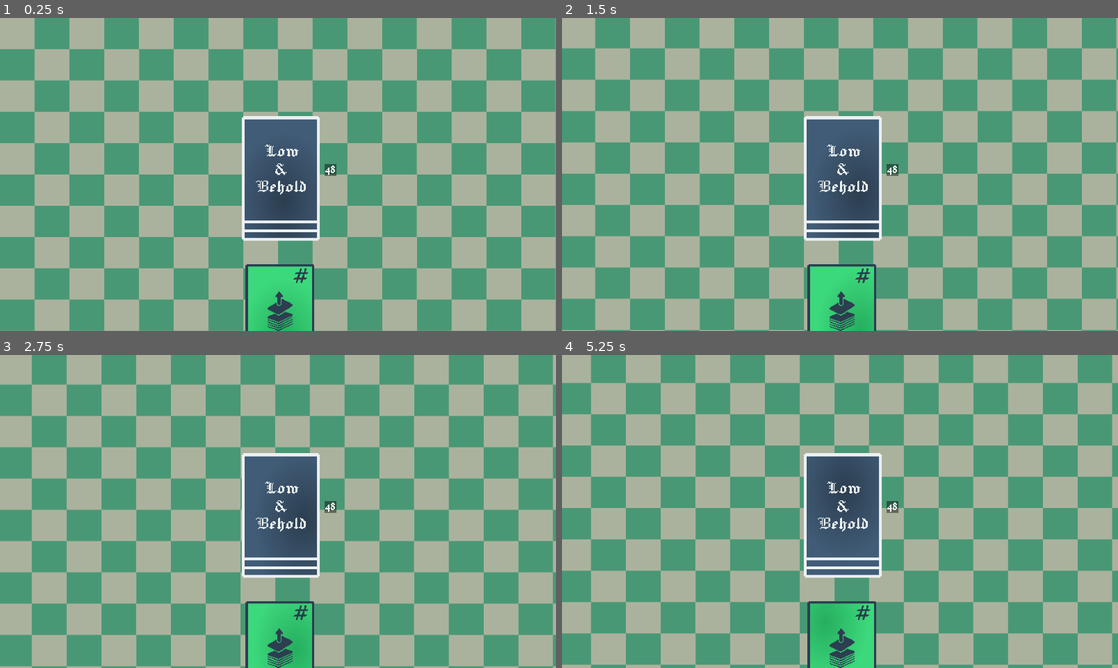
Above: before the commit, frames 1-4 (two rows, left to right).
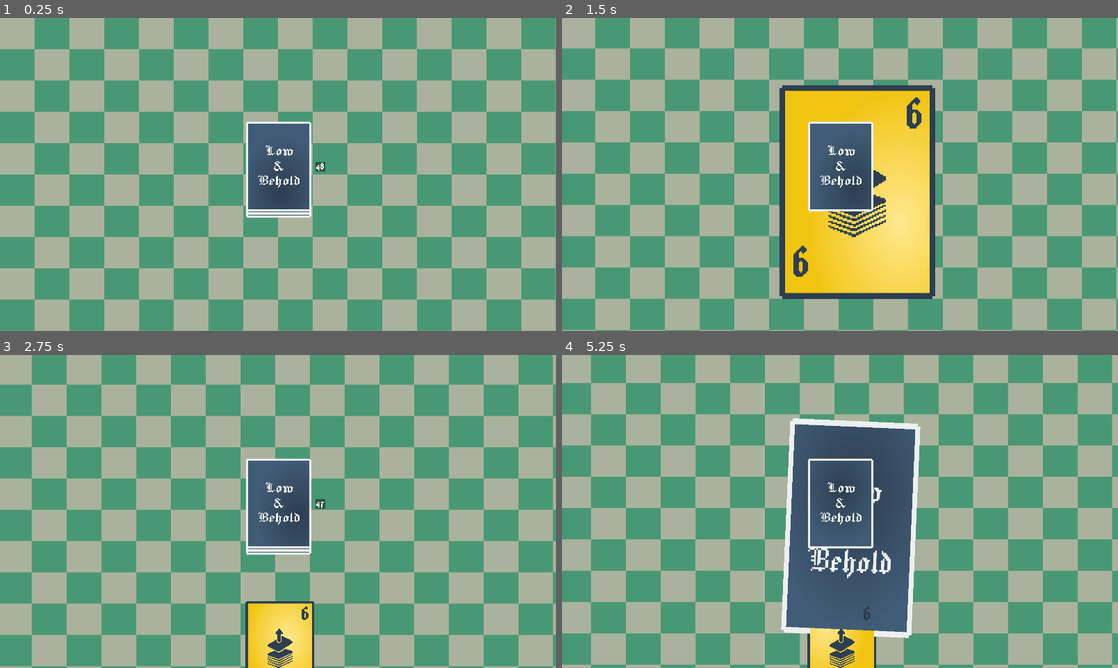
Above: after the commit, the same moments.

Repository: thomisfrank/low_and_behold
Game: Godot game, scene res://scenes/main.tscn
Two runs of this game, one before a commit and one after it. Both use one fixed random seed, a clock stepped at 60 frames per second and the inputs below.
Inputs (mouse positions are in pixels of both pictures, inside the frame that each line leads up to):
- Up to frame 1 (0.25 s): no input
- Up to frame 2 (1.5 s): move the mouse to (828, 149) at 0.52 s; click (828, 149) at 0.67 s; move the mouse to (728, 190) at 1.27 s; click (728, 190) at 1.42 s
- Up to frame 3 (2.75 s): move the mouse to (333, 442) at 2.02 s; click (333, 442) at 2.17 s
- Up to frame 4 (5.25 s): move the mouse to (812, 574) at 2.77 s; click (812, 574) at 2.92 s; tap Enter at 3.5 s; move the mouse to (1006, 558) at 3.52 s; click (1006, 558) at 3.67 s; move the mouse to (673, 464) at 4.27 s; click (673, 464) at 4.42 s; move the mouse to (867, 511) at 5.02 s; click (867, 511) at 5.17 s

The runs differ from the first frame. In frame 1, 5.6% of the frame differs, in the area x 43-61%, y 31-100%; in frame 2, 17%, in the area x 39-68%, y 21-100%; in frame 3, 5.1%; in frame 4, 13%.

Commit message:
Add exportable animation and hand slot customization
- Add export parameters to CardDrawAnimation for scale, rotation, and timing
- Create PlayerHand script with exportable slot positions and rotations
- Add animation parameter exports to GameManager
- Enable full customization of card draw animations and hand layout
- Fix variable shadowing issues in CardDrawAnimation

Diff:
--- a/scenes/main.tscn
+++ b/scenes/main.tscn
@@ -27,8 +27,8 @@
 offset_bottom = 454.0
 grow_horizontal = 1
 grow_vertical = 1
-scale = Vector2(0.5, 0.5)
-stack_offset = 60
+scale = Vector2(0.42000002, 0.42000002)
+stack_offset = 25
 
 [node name="PlayerHand" parent="." instance=ExtResource("4_tbgi4")]
 anchors_preset = 7
--- a/scenes/player_hand.tscn
+++ b/scenes/player_hand.tscn
@@ -1,6 +1,7 @@
-[gd_scene load_steps=2 format=3 uid="uid://lb3wfdukkw5e"]
+[gd_scene load_steps=3 format=3 uid="uid://lb3wfdukkw5e"]
 
 [ext_resource type="PackedScene" uid="uid://denrvbd0f4xji" path="res://scenes/cards.tscn" id="1_4moqc"]
+[ext_resource type="Script" path="res://scripts/PlayerHand.gd" id="2_hand_script"]
 
 [node name="PlayerHand" type="Control"]
 layout_mode = 3
@@ -9,6 +10,7 @@
 anchor_bottom = 1.0
 grow_horizontal = 2
 grow_vertical = 2
+script = ExtResource("2_hand_script")
 
 [node name="HandSlot1" parent="." instance=ExtResource("1_4moqc")]
 layout_mode = 1
--- a/scripts/CardDrawAnimation.gd
+++ b/scripts/CardDrawAnimation.gd
@@ -13,7 +13,9 @@
 @export var flip_duration: float = 0.8
 @export var move_duration: float = 1.2
 @export var total_frames: int = 8
-@export var rotation_angle: float = 15.0  # Degrees to rotate during animation
+@export var rotation_angle: float = 15.0  # Degrees to rotate during flip
+@export var final_scale: Vector2 = Vector2(0.8, 0.8)  # Scale when animation completes
+@export var max_rotation_during_move: float = 10.0  # Max rotation during move to hand
 
 # Card states
 var animating_card: Control
@@ -32,7 +34,7 @@
 	pass  # No setup needed
 
 # Start the card draw animation
-func animate_card_draw(card_data: CustomCardData, from_pos: Vector2, to_pos: Vector2, final_rotation: float = 0.0, final_scale: Vector2 = Vector2.ONE):
+func animate_card_draw(card_data: CustomCardData, from_pos: Vector2, to_pos: Vector2, final_rotation: float = 0.0, end_scale: Vector2 = Vector2.ONE):
 	if is_animating:
 		print("[CardDrawAnimation] Already animating, ignoring request")
 		return
@@ -41,7 +43,7 @@
 	start_position = from_pos
 	target_position = to_pos
 	target_rotation = final_rotation
-	target_scale = final_scale
+	target_scale = end_scale  # Use the parameter instead of default
 
 	# Create the card instance
 	animating_card = CardScene.instantiate()
@@ -139,8 +141,8 @@
 		move_tween.kill()
 
 # Utility function to create a card draw animation from deck to hand slot
-static func create_draw_animation(parent: Node, deck_pos: Vector2, hand_pos: Vector2, card_data: CustomCardData, final_rotation: float = 0.0, final_scale: Vector2 = Vector2.ONE) -> CardDrawAnimation:
+static func create_draw_animation(parent: Node, deck_pos: Vector2, hand_pos: Vector2, card_data: CustomCardData, final_rotation: float = 0.0, end_scale: Vector2 = Vector2.ONE) -> CardDrawAnimation:
 	var animator = CardDrawAnimation.new()
 	parent.add_child(animator)
-	animator.animate_card_draw(card_data, deck_pos, hand_pos, final_rotation, final_scale)
+	animator.animate_card_draw(card_data, deck_pos, hand_pos, final_rotation, end_scale)
 	return animator
--- a/scripts/Deck.gd
+++ b/scripts/Deck.gd
@@ -15,6 +15,11 @@
 var _count: int = 0
 
 func _ready():
+	print("[Deck] _ready() called")
+
+	# Enable mouse input for this Control node
+	mouse_filter = Control.MOUSE_FILTER_STOP
+
 	# Set initial count and update display
 	_count = initial_count
 	_update_count_label()
@@ -22,6 +27,7 @@
 	# Clean up any existing stack layers from the scene
 	if stack_layers:
 		stack_layers.z_index = -50  # Ensure stack is behind everything
+		stack_layers.mouse_filter = Control.MOUSE_FILTER_IGNORE  # Don't block mouse input
 		for child in stack_layers.get_children():
 			if child:
 				child.queue_free()
@@ -36,6 +42,9 @@
 		card.position = Vector2(0, i * stack_offset)  # Each card offset below previous
 		# Set z-index so bottom cards render behind top cards
 		card.z_index = -(i + 1) * 10  # Bottom card has lowest z-index
+		# Ensure stack cards don't block mouse input
+		if card is Control:
+			(card as Control).mouse_filter = Control.MOUSE_FILTER_IGNORE
 		stack_layers.add_child(card)
 		card.call_deferred("display", card_back_data)
 
@@ -45,6 +54,9 @@
 	var top = CardScene.instantiate()
 	top.name = "TopCard"
 	top.z_index = 10  # Highest z-index to appear above stack
+	# Allow clicks to pass through to the deck
+	if top is Control:
+		(top as Control).mouse_filter = Control.MOUSE_FILTER_IGNORE
 	add_child(top)
 	top.position = Vector2.ZERO  # Centered
 
@@ -53,16 +65,31 @@
 	top.call_deferred("display", top_card_data)
 	top_card = top
 
+	print("[Deck] Setup complete, top_card_key=", top_card_key)
+
+	# Connect mouse signals for debugging
+	if not is_connected("mouse_entered", Callable(self, "_on_mouse_entered")):
+		connect("mouse_entered", Callable(self, "_on_mouse_entered"))
+	if not is_connected("mouse_exited", Callable(self, "_on_mouse_exited")):
+		connect("mouse_exited", Callable(self, "_on_mouse_exited"))
+
 signal request_draw
 
-# Handle clicking on the top card
+# Handle clicking on the deck to draw cards
 func _gui_input(event: InputEvent) -> void:
-	if event is InputEventMouseButton and event.pressed and event.button_index == MOUSE_BUTTON_LEFT:
-		if top_card and top_card is Control:
-			var rect = (top_card as Control).get_global_rect()
-			if rect.has_point(get_global_mouse_position()):
-				print("[Deck] TopCard clicked, emitting request_draw")
-				emit_signal("request_draw")
+	print("[Deck] _gui_input called with event: ", event)
+	if event is InputEventMouseButton:
+		print("[Deck] Mouse button event - button:", event.button_index, " pressed:", event.pressed)
+		if event.pressed and event.button_index == MOUSE_BUTTON_LEFT:
+			print("[Deck] Left click detected, emitting request_draw")
+			emit_signal("request_draw")
+
+# Add mouse enter/exit for debugging
+func _on_mouse_entered():
+	print("[Deck] Mouse entered deck area")
+
+func _on_mouse_exited():
+	print("[Deck] Mouse exited deck area")
 
 # Update the count label with current count
 func _update_count_label():
--- a/scripts/GameManager.gd
+++ b/scripts/GameManager.gd
@@ -12,6 +12,13 @@
 @export var CardScale: Vector2 = Vector2.ONE
 @export var debug_logging: bool = true
 
+# Animation settings
+@export_group("Card Animation")
+@export var card_draw_flip_duration: float = 0.8
+@export var card_draw_move_duration: float = 1.2
+@export var card_draw_rotation: float = 15.0
+@export var card_final_scale: Vector2 = Vector2(0.8, 0.8)
+
 var _hand_index: int = 0
 
 
@@ -25,16 +32,23 @@
 	if not deck_node:
 		deck_node = get_tree().get_root().find_node("Deck", true, false)
 	if deck_node and deck_node.has_signal("request_draw"):
-		deck_node.connect("request_draw", Callable(self, "_on_deck_request_draw"))
+		if not deck_node.is_connected("request_draw", Callable(self, "_on_deck_request_draw")):
+			deck_node.connect("request_draw", Callable(self, "_on_deck_request_draw"))
+			if debug_logging:
+				print("[GM] Connected to Deck.request_draw at: ", deck_node.get_path())
+		else:
+			if debug_logging:
+				print("[GM] Already connected to Deck.request_draw")
+	else:
 		if debug_logging:
-			print("[GM] Connected to Deck.request_draw")
+			print("[GM] WARNING: Deck node not found or signal missing!")
 
 	# Hide any PlayerHand placeholders so no cards are visible until drawn
 	var ph = get_node_or_null("PlayerHand")
 	if not ph:
 		ph = get_tree().get_root().find_node("PlayerHand", true, false)
 	if ph:
-		for slot_name in ["cards", "cards2", "cards3", "cards4"]:
+		for slot_name in ["HandSlot1", "HandSlot2", "HandSlot3", "HandSlot4"]:
 			if ph.has_node(slot_name):
 				var slot = ph.get_node(slot_name)
 				if slot and slot is Node:
@@ -74,6 +88,7 @@
 		print("[GM] display() deferred with data: ", data)
 
 func _on_deck_request_draw() -> void:
+	print("[GM] _on_deck_request_draw() called!")
 	# When the deck requests a draw, choose a random front-facing card and animate it to PlayerHand
 	var candidates := [
 		"res://scripts/resources/TwoDraw.tres",
@@ -114,7 +129,7 @@
 	var deck_pos = deck_node.global_position
 
 	# Find target slot and position
-	var placeholders := ["cards", "cards2", "cards3", "cards4"]
+	var placeholders := ["HandSlot1", "HandSlot2", "HandSlot3", "HandSlot4"]
 	var target_position: Vector2
 	var target_slot: Node = null
 
@@ -135,11 +150,17 @@
 	var animator = CardDrawAnimation.new()
 	add_child(animator)
 
+	# Set animation parameters from exports
+	animator.flip_duration = card_draw_flip_duration
+	animator.move_duration = card_draw_move_duration
+	animator.rotation_angle = card_draw_rotation
+	animator.final_scale = card_final_scale
+
 	# Connect to animation finished signal
 	animator.connect("animation_finished", Callable(self, "_on_card_animation_finished").bind(chosen, target_slot))
 
 	# Start the animation from deck to hand slot
-	animator.animate_card_draw(chosen, deck_pos, target_position, 0.0, Vector2(0.8, 0.8))
+	animator.animate_card_draw(chosen, deck_pos, target_position, 0.0, card_final_scale)
 
 	if debug_logging:
 		print("[GM] Started animated card draw: ", chosen_path, " from ", deck_pos, " to ", target_position)
--- /dev/null
+++ b/scripts/PlayerHand.gd
@@ -0,0 +1,97 @@
+extends Control
+class_name PlayerHand
+
+# Exportable hand slot positions and settings
+@export_group("Hand Layout")
+@export var slot_positions: Array[Vector2] = [
+	Vector2(162, 844),   # HandSlot1 position
+	Vector2(412, 835),   # HandSlot2 position
+	Vector2(630, 835),   # HandSlot3 position
+	Vector2(866, 835)    # HandSlot4 position
+]
+@export var slot_rotations: Array[float] = [0.0, 0.0, 0.0, 0.0]  # Rotation for each slot
+@export var slot_scales: Array[Vector2] = [
+	Vector2.ONE, Vector2.ONE, Vector2.ONE, Vector2.ONE
+]
+
+@export_group("Hand Behavior")
+@export var max_cards: int = 4
+@export var auto_arrange: bool = true  # Automatically arrange cards when added
+
+# Hand slot nodes
+var hand_slots: Array[Node] = []
+
+func _ready():
+	# Find all hand slot nodes
+	hand_slots = [
+		get_node_or_null("HandSlot1"),
+		get_node_or_null("HandSlot2"),
+		get_node_or_null("HandSlot3"),
+		get_node_or_null("HandSlot4")
+	]
+
+	# Apply exported positions to slots
+	apply_slot_layout()
+
+	print("[PlayerHand] Hand initialized with ", hand_slots.size(), " slots")
+
+# Apply the exported layout settings to hand slots
+func apply_slot_layout():
+	for i in range(min(hand_slots.size(), slot_positions.size())):
+		var slot = hand_slots[i]
+		if slot and slot is Node2D:
+			slot.position = slot_positions[i]
+			if i < slot_rotations.size():
+				slot.rotation_degrees = slot_rotations[i]
+			if i < slot_scales.size():
+				slot.scale = slot_scales[i]
+
+			print("[PlayerHand] Slot ", i+1, " positioned at ", slot_positions[i])
+
+# Get the next available hand slot
+func get_next_empty_slot() -> Node:
+	for slot in hand_slots:
+		if slot and not slot.visible:
+			return slot
+	return null
+
+# Get a specific hand slot by index
+func get_slot(index: int) -> Node:
+	if index >= 0 and index < hand_slots.size():
+		return hand_slots[index]
+	return null
+
+# Check if hand is full
+func is_full() -> bool:
+	for slot in hand_slots:
+		if slot and not slot.visible:
+			return false
+	return true
+
+# Get number of cards in hand
+func get_card_count() -> int:
+	var count = 0
+	for slot in hand_slots:
+		if slot and slot.visible:
+			count += 1
+	return count
+
+# Clear all cards from hand
+func clear_hand():
+	for slot in hand_slots:
+		if slot:
+			slot.visible = false
+			if slot.has_method("display"):
+				# Reset to empty state
+				var empty_data = load("res://scripts/resources/CardBack.tres")
+				slot.call_deferred("display", empty_data)
+
+# Add a card to the next available slot
+func add_card_to_hand(card_data: CustomCardData) -> bool:
+	var empty_slot = get_next_empty_slot()
+	if empty_slot:
+		if empty_slot.has_method("display"):
+			empty_slot.call_deferred("display", card_data)
+			empty_slot.visible = true
+			return true
+	return false
Not shown, added: scripts/PlayerHand.gd.uid
